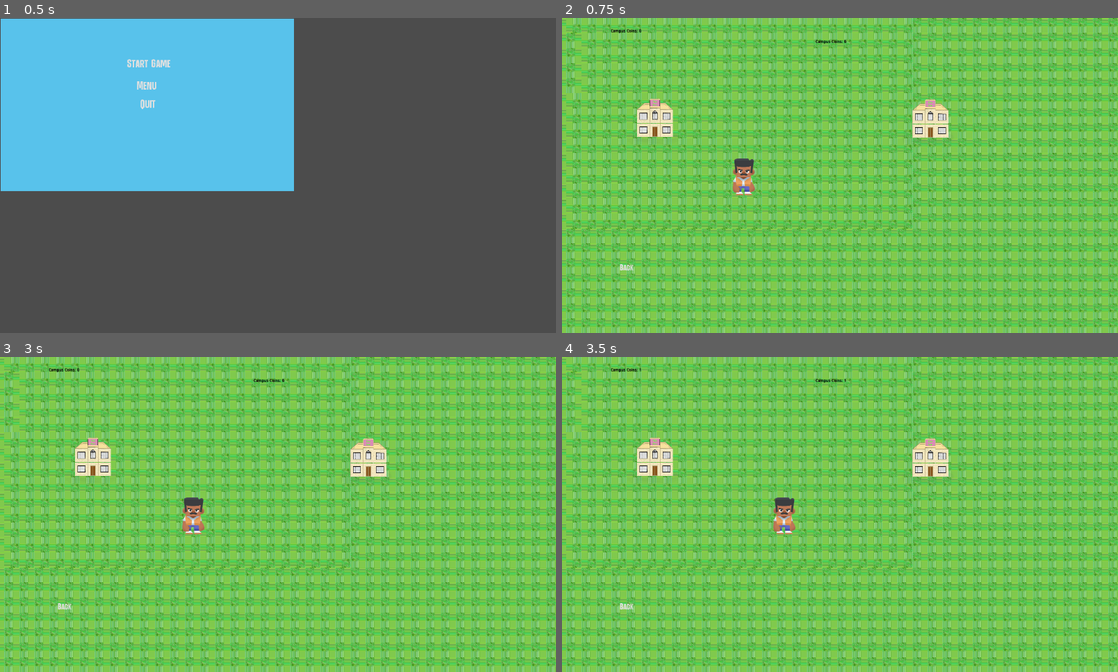
Above: before the commit, frames 1-4 (two rows, left to right).
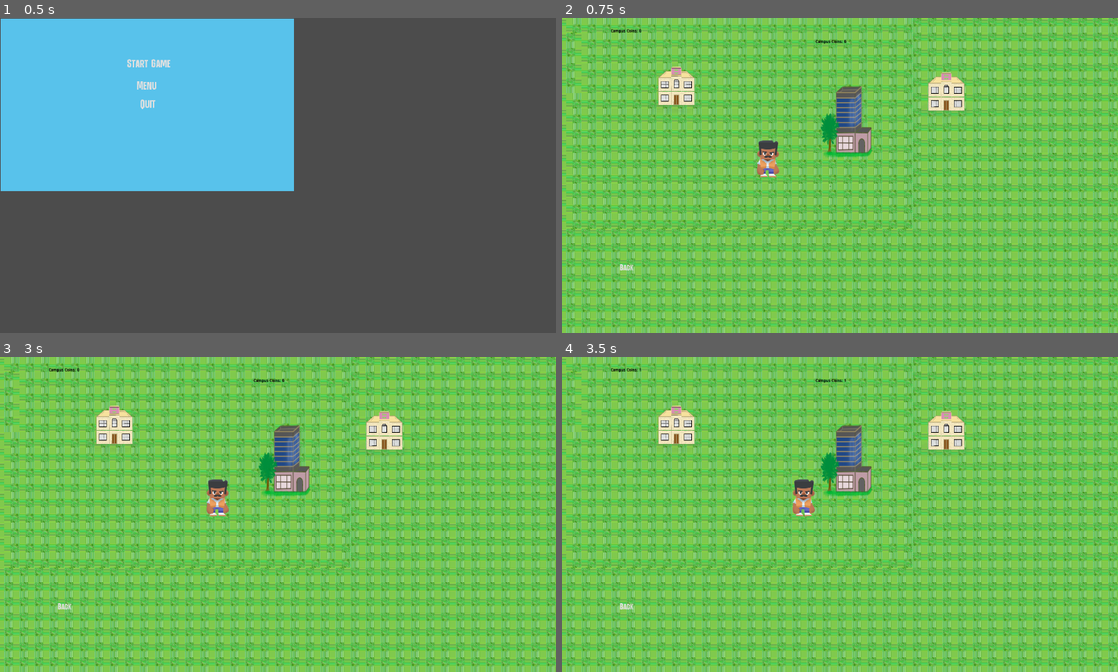
Above: after the commit, the same moments.

Repository: xLegoshiWolfx/Campus_Clash_Protoytpe
Game: Godot game, scene res://Scene/Main_Menu.tscn
Two runs of this game, one before a commit and one after it. Both use one fixed random seed, a clock stepped at 60 frames per second and the inputs below.
Inputs:
- Up to frame 1 (0.5 s): no input
- Up to frame 2 (0.75 s): click "Start Game" at 0.5 s
- Up to frame 3 (3 s): click "Back" at 1.25 s; click "Start Game" at 2 s; tap Enter at 2.75 s; hold Right (move_right) from 2.78 s (still down)
- Up to frame 4 (3.5 s): keep holding Right (move_right)

Frame 1 is identical in both runs. In frame 2, 4.9% of the frame differs, in the area x 13-73%, y 15-57%; in frame 3, 4.9%; in frame 4, 4.9%.

Commit message:
Added the Birta Building

Diff:
--- a/Scene/Main_Game.tscn
+++ b/Scene/Main_Game.tscn
@@ -9,16 +9,20 @@
 [ext_resource path="res://Scene/Human Timer.gd" type="Script" id=7]
 [ext_resource path="res://Scene/Player_1.gd" type="Script" id=8]
 [ext_resource path="res://Scene/AI Timer Label.gd" type="Script" id=9]
+[ext_resource path="res://PNG/Birta_Building.png" type="Texture" id=10]
 
-[sub_resource type="RectangleShape2D" id=3]
+[sub_resource type="RectangleShape2D" id=1]
 extents = Vector2( 759.182, 989.939 )
 
-[sub_resource type="RectangleShape2D" id=1]
+[sub_resource type="RectangleShape2D" id=2]
 extents = Vector2( 57.8546, 58.7715 )
 
-[sub_resource type="DynamicFont" id=2]
+[sub_resource type="DynamicFont" id=3]
 size = 30
 font_data = ExtResource( 6 )
+
+[sub_resource type="RectangleShape2D" id=4]
+extents = Vector2( 724.616, 748.158 )
 
 [node name="TileMap" type="Node2D"]
 position = Vector2( 67, 52 )
@@ -30,7 +34,7 @@
 tile_data = PoolIntArray( -2, 0, 0, -1, 1610612736, 0, -65536, 1610612736, 0, -65535, 1610612736, 0, -65534, 1610612736 …(13895 unchanged characters)…
 
 [node name="Human Building" type="KinematicBody2D" parent="."]
-position = Vector2( 253.111, 300.042 )
+position = Vector2( 327.111, 190.042 )
 scale = Vector2( 0.118008, 0.155884 )
 __meta__ = {
 "_edit_group_": true,
@@ -40,14 +44,14 @@
 [node name="HumanCollision" type="CollisionShape2D" parent="Human Building"]
 position = Vector2( 10.3472, 47.7863 )
 scale = Vector2( 0.676405, 0.423712 )
-shape = SubResource( 3 )
+shape = SubResource( 1 )
 
 [node name="HumanBuildingSprite" type="Sprite" parent="Human Building"]
 position = Vector2( 84.74, 0 )
 texture = ExtResource( 4 )
 
 [node name="AI Building" type="KinematicBody2D" parent="."]
-position = Vector2( 1214.89, 302.556 )
+position = Vector2( 1269.89, 209.556 )
 scale = Vector2( 0.118, 0.156 )
 __meta__ = {
 "_edit_group_": true
@@ -98,7 +102,7 @@
 position = Vector2( 27.961, 73.5786 )
 
 [node name="Player_1" type="KinematicBody2D" parent="Human Player"]
-position = Vector2( 186, 1.52588e-05 )
+position = Vector2( 269.865, -61.6487 )
 script = ExtResource( 8 )
 __meta__ = {
 "_edit_group_": true
@@ -133,6 +137,19 @@
 scale = Vector2( 0.0634007, 0.0663025 )
 texture = ExtResource( 2 )
 
+[node name="Birta Building" type="KinematicBody2D" parent="."]
+position = Vector2( 1181.89, 308.556 )
+scale = Vector2( 0.118, 0.156 )
+
+[node name="Sprite" type="Sprite" parent="Birta Building"]
+position = Vector2( -1449.15, 903.846 )
+scale = Vector2( 5.83051, 7.08928 )
+texture = ExtResource( 10 )
+
+[node name="CollisionShape2D" type="CollisionShape2D" parent="Birta Building"]
+position = Vector2( -2252.74, -61.5903 )
+shape = SubResource( 4 )
+
 [connection signal="timeout" from="Currency/Human Timer Node" to="Currency" method="_on_Human_Timer_Node_timeout"]
 [connection signal="timeout" from="Currency/AI Timer Node" to="Currency" method="_on_AI_Timer_Node_timeout"]
 [connection signal="pressed" from="Human Player/Button" to="Human Player/Player_1" method="_on_Button_pressed"]
Not shown, added: PNG/Birta_Building.png.import
Not shown: 3 places in Scene/Main_Game.tscn that only renumber resources
